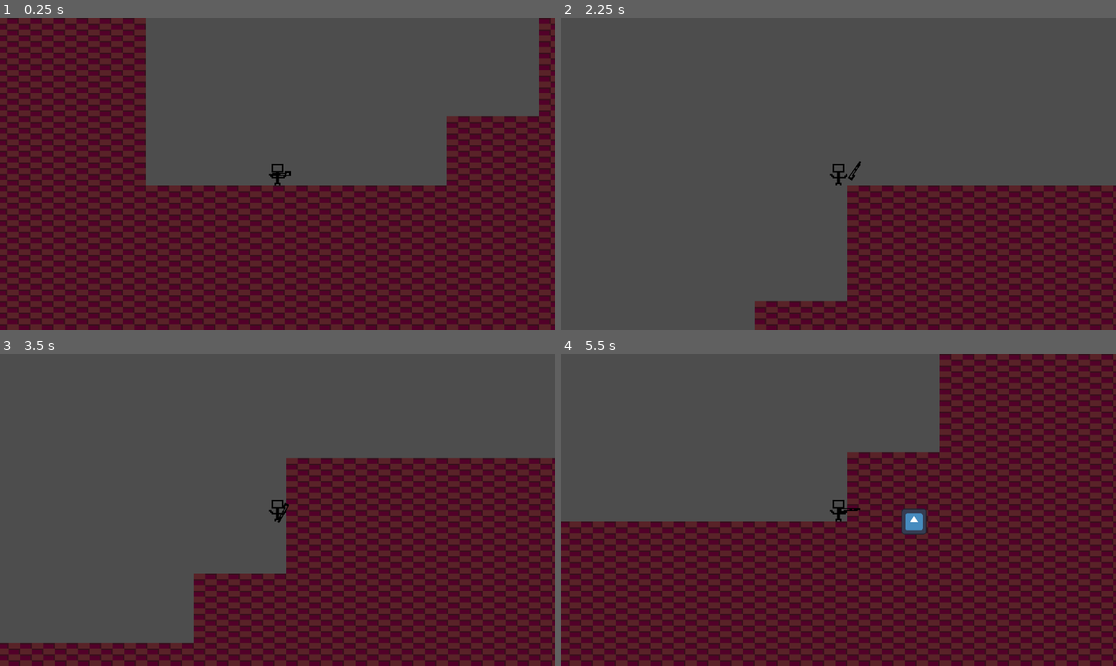
Above: before the commit, frames 1-4 (two rows, left to right).
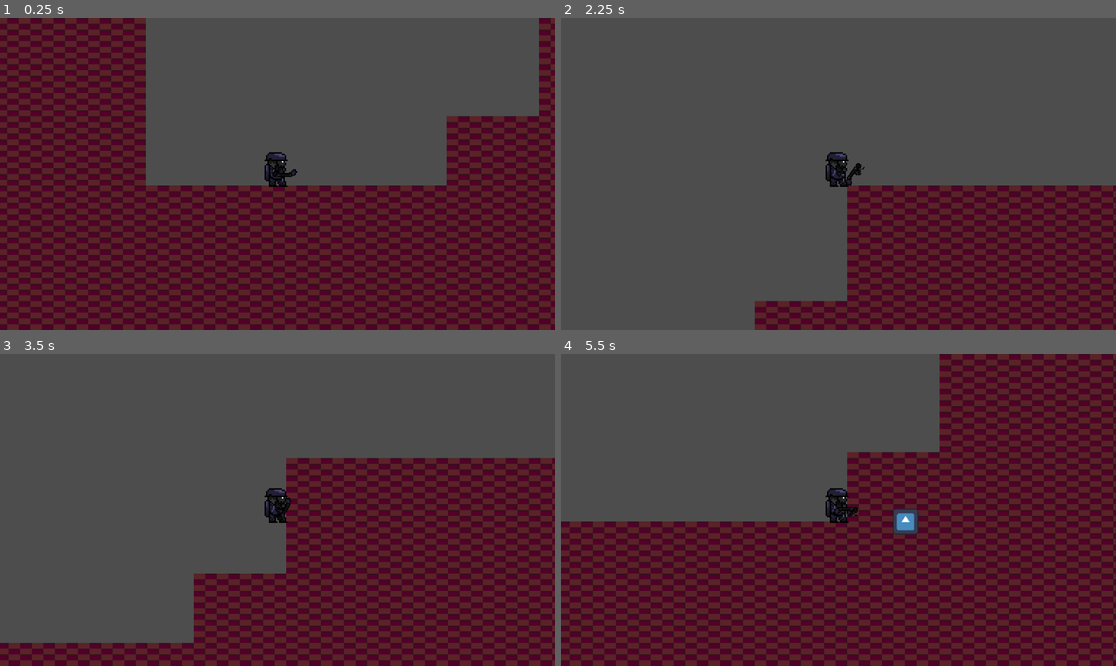
Above: after the commit, the same moments.

Repository: ItsPlagueDoctor/FireShooter
Game: Godot game, scene res://game.tscn
The game is run twice, just before and just after one commit, with the same random seed, the same clock (stepped at 60 frames per second) and the same inputs. The engine's default icon, where the game draws it, is replaced by a stand-in: a white triangle on a blue panel in a dark square.
Inputs (mouse positions are in pixels of both pictures, inside the frame that each line leads up to):
- Up to frame 1 (0.25 s): no input
- Up to frame 2 (2.25 s): tap Enter (ui_accept) at 0.5, 0.77, 1.52 s; move the mouse to (960, 158) at 0.52 s; press the mouse at (960, 158) at 0.53 s; hold D (move right) 0.53-2.03 s; move the mouse to (727, 189) at 1.27 s; release the mouse at (727, 189) at 1.28 s; click (727, 189) at 1.35 s; move the mouse to (894, 105) at 2.02 s; press the mouse at (894, 105) at 2.03 s; hold A (move left) from 2.03 s (still down)
- Up to frame 3 (3.5 s): move the mouse to (249, 572) at 2.77 s; release A (move left) at 2.78 s; release the mouse at (249, 572) at 2.78 s; hold D (move right) from 2.78 s (still down); click (249, 572) at 2.85 s; tap Enter (ui_accept) at 3.02 s
- Up to frame 4 (5.5 s): move the mouse to (1005, 556) at 3.52 s; press the mouse at (1005, 556) at 3.53 s; tap Enter (ui_accept) at 3.77, 4.52 s; move the mouse to (672, 463) at 4.27 s; release D (move right) at 4.28 s; release the mouse at (672, 463) at 4.28 s; hold A (move left) 4.28-5.03 s; click (672, 463) at 4.35 s; move the mouse to (866, 510) at 5.02 s; press the mouse at (866, 510) at 5.03 s; hold D (move right) from 5.03 s (still down)

The runs differ from the first frame. In frame 1, 0.4% of the frame differs, in the area x 47-54%, y 42-55%; in frame 2, 0.4%; in frame 3, 0.3%; in frame 4, 0.7%, in the area x 47-66%, y 42-58%.

Commit message:
new sprite

Diff:
--- a/Scenes/MainCharacter.tscn
+++ b/Scenes/MainCharacter.tscn
@@ -1,9 +1,9 @@
 [gd_scene load_steps=6 format=3 uid="uid://c8gl4uumt68j"]
 
 [ext_resource type="Script" path="res://MainCharacter.gd" id="1_k02uv"]
-[ext_resource type="Texture2D" uid="uid://cgac15di5sf0i" path="res://sprite/TestingSprites.png" id="2_rfhqr"]
+[ext_resource type="Texture2D" uid="uid://dntbq40dpn8ea" path="res://sprite/Sprite-0002.png" id="2_3ady5"]
 [ext_resource type="Script" path="res://Scripts/Weapon.gd" id="3_0dmfd"]
-[ext_resource type="Texture2D" uid="uid://qbd44k6e27gx" path="res://sprite/Sprite-0001.png" id="3_xr15q"]
+[ext_resource type="Texture2D" uid="uid://cenx6el5ycdn5" path="res://sprite/Sprite-0003.png" id="3_6fbbn"]
 
 [sub_resource type="RectangleShape2D" id="RectangleShape2D_itbwg"]
 size = Vector2(12, 15)
@@ -12,7 +12,8 @@
 script = ExtResource("1_k02uv")
 
 [node name="Sprite2D" type="Sprite2D" parent="."]
-texture = ExtResource("2_rfhqr")
+position = Vector2(-1, -3)
+texture = ExtResource("2_3ady5")
 
 [node name="CollisionShape2D" type="CollisionShape2D" parent="."]
 position = Vector2(0, 0.5)
@@ -22,9 +23,9 @@
 zoom = Vector2(3, 3)
 
 [node name="Weapon" type="Sprite2D" parent="."]
-position = Vector2(4, -1)
-scale = Vector2(1.42005, 0.670165)
-texture = ExtResource("3_xr15q")
+position = Vector2(4, -5.96046e-08)
+scale = Vector2(0.710025, 0.670165)
+texture = ExtResource("3_6fbbn")
 script = ExtResource("3_0dmfd")
 
 [node name="Marker2D" type="Marker2D" parent="Weapon"]
Binary file added: Sprite-0001.png
Not shown, added: Sprite-0001.png.import
Binary file added: sprite/Sprite-0002.gif
Binary file added: sprite/Sprite-0002.png
Not shown, added: sprite/Sprite-0002.png.import
Binary file added: sprite/Sprite-0003.png
Not shown, added: sprite/Sprite-0003.png.import
